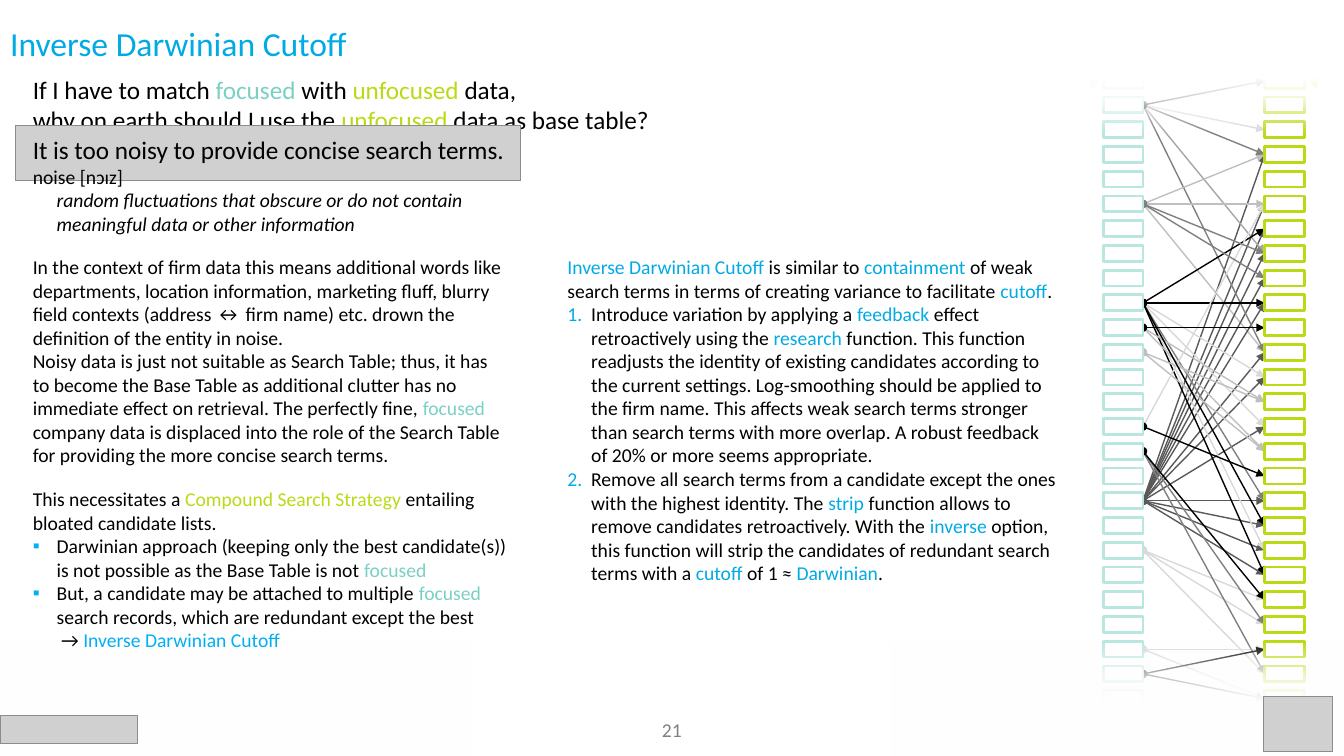
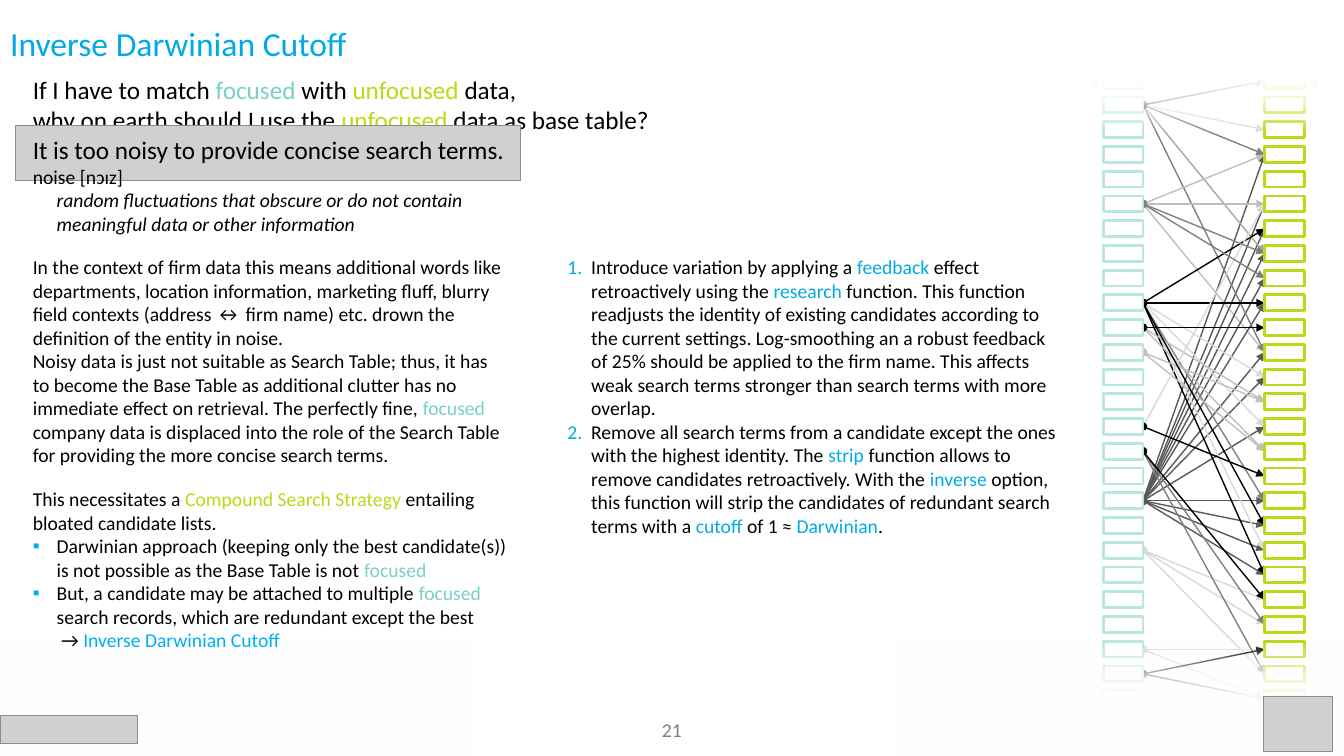
Before and after one commit to ThorstenDoherr/searchengine, a slide deck: slide 21 of doc/SearchEngine_Slides.pptx. Drawn at 1344x756 pixels with LibreOffice and Linux fonts; fonts in the diff are those of the drawing; grey boxes stand for pictures; background and template pictures are left out. Boxes give left, top, right and bottom in pixels: in the first picture for what was removed or moved away, otherwise in the second. Text is boxed around its words. In the diff, an @@ line names an element or a change of style, - is before the commit and + after.

```diff
--- a/doc/SearchEngine_Slides.pptx
+++ b/doc/SearchEngine_Slides.pptx
@@ text at (591, 260, 1046, 418): text changed @@
-Inverse Darwinian Cutoff is similar to containment of weak search terms in terms of creating variance to facilitate cutoff.
-1. Introduce variation by applying a feedback effect retroactively using the research function. This function readjusts the identity of existing candidates according to the current settings. Log-smoothing should be applied to the firm name. This affects weak search terms stronger than search terms with more overlap. A robust feedback of 20% or more seems appropriate.
+1. Introduce variation by applying a feedback effect retroactively using the research function. This function readjusts the identity of existing candidates according to the current settings. Log-smoothing an a robust feedback of 25% should be applied to the firm name. This affects weak search terms stronger than search terms with more overlap.
```
Also in this commit, not shown: 1 other slide changed, 1 other file.
